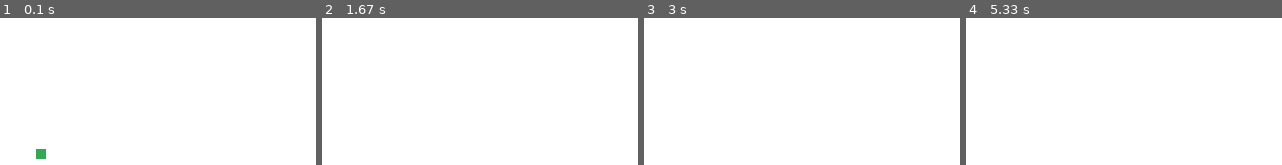
Above: before the commit, frames 1-4 (left to right).
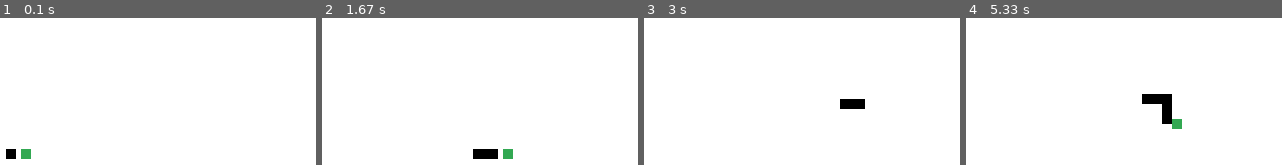
Above: after the commit, the same moments.

Repository: mcastre1/pygame
Game: pygame game, started from snake_game/main.py
The game is run twice, just before and just after one commit, with the same random seed, the same clock (stepped at 60 frames per second) and the same inputs.
Inputs:
- Up to frame 1 (0.1 s): no input
- Up to frame 2 (1.67 s): tap Space at 0.33 s; hold Space 0.67-1.13 s; hold Right 0.67-1.13 s
- Up to frame 3 (3 s): hold Up 1.67-2.13 s; hold Right 2.17-2.63 s; hold Left from 2.67 s (still down)
- Up to frame 4 (5.33 s): release Left at 3.2 s; hold Down 3.23-3.53 s; hold Left 3.57-3.97 s; tap Space at 3.63, 4.07, 4.47, 4.77, 5.13 s; hold Up 4-4.37 s; hold Right 4.4-5.03 s; hold Down from 5.07 s (still down)

The runs differ from the first frame. In frame 1, 0.6% of the frame differs, in the area x 1-15%, y 89-96%; in frame 2, 0.8%; in frame 3, 0.5%; in frame 4, 1.3%, in the area x 55-69%, y 51-76%.

Commit message:
Snake now moving accordingly

Diff:
--- a/snake_game/main.py
+++ b/snake_game/main.py
@@ -34,7 +34,8 @@
                 head.set_direction('Left')
             elif keys[pygame.K_RIGHT]:
                 head.set_direction('Right')
-            elif keys[pygame.K_SPACE]:
+
+            if keys[pygame.K_SPACE]:
                 if len(body_group) == 0:
                     if head.direction == 'Right':
                         body_group.add(Body(head.pos_x - SIZE, head.pos_y, head.direction))
@@ -64,26 +65,20 @@
 
     head_group.draw(screen)
     body_group.draw(screen)
-    for i in range(len(body_group)):
-        body = body_group.sprites()[i]
-        x_mult = 0
-        y_mult = 0
-        if i == 0:
-            direction = head.direction
-            if direction == 'Right':
-                x_mult = -1
-            elif direction == 'Left':
-                x_mult = 1
-            elif direction == 'Up':
-                y_mult = 1
-            elif direction == 'Down':
-                y_mult = -1
 
-            if x_mult != 0:
-                body.update(head.pos_x + ((SIZE/2)*x_mult), head.pos_y, head.direction)
-            if y_mult != 0:
-                body.update(head.pos_x, head.pos_y + ((SIZE/2)*y_mult), head.direction)
+    new_body_group = body_group.sprites()[:-1]
+
+    if head.direction == 'Right':
+        new_body_group.insert(0, Body(head.pos_x - SIZE, head.pos_y, head.direction))
+    elif head.direction == 'Left':
+        new_body_group.insert(0, Body(head.pos_x - SIZE, head.pos_y, head.direction))
+    elif head.direction == 'Up':
+        new_body_group.insert(0, Body(head.pos_x - SIZE, head.pos_y, head.direction))
+    elif head.direction == 'Down':
+        new_body_group.insert(0, Body(head.pos_x - SIZE, head.pos_y, head.direction))
+
+    body_group = pygame.sprite.Group(new_body_group)
 
     pygame.display.update()
 
-    clock.tick(50)
+    clock.tick(20)
